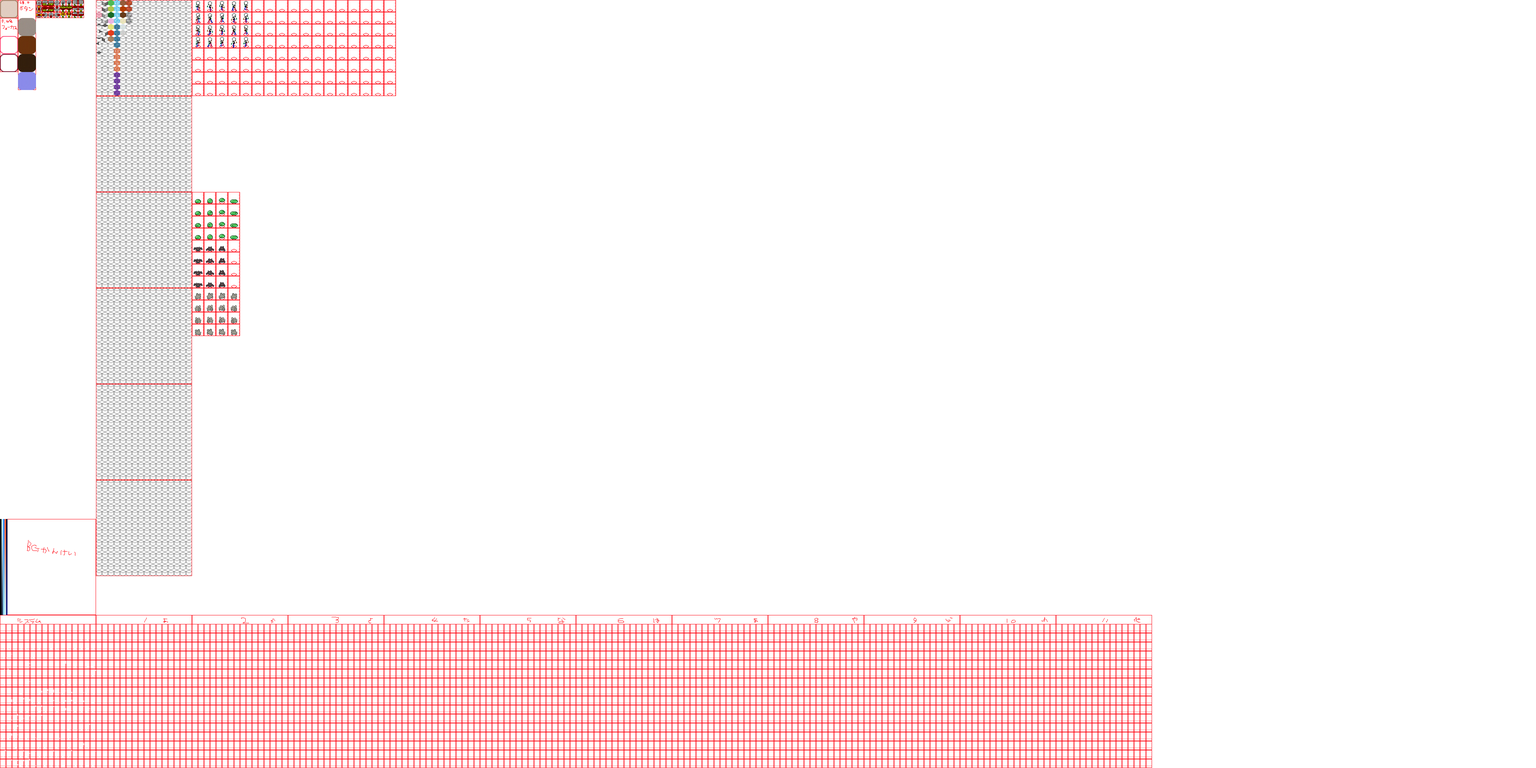
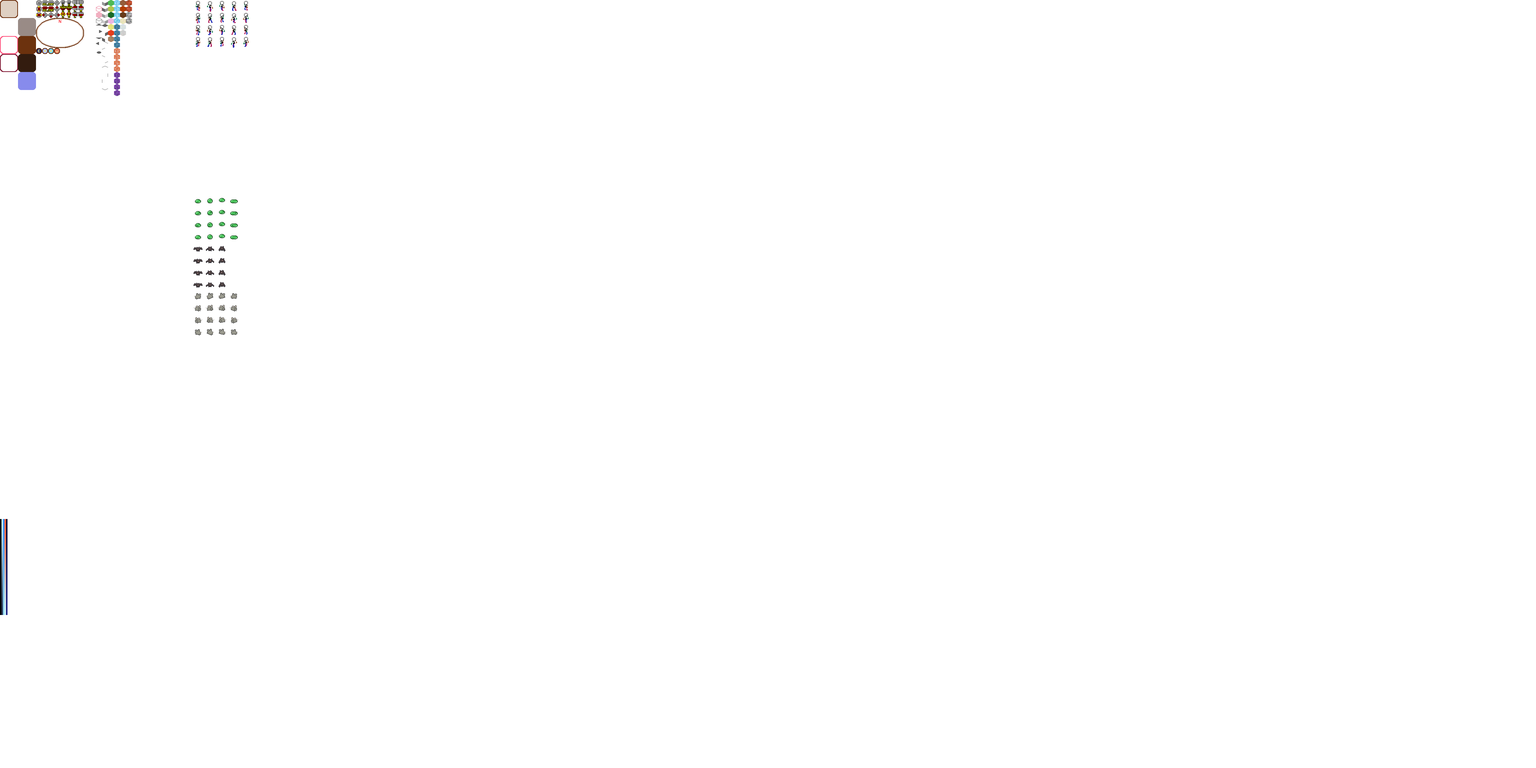
Layered file, before and after one edit (1536×768). Changes by layer:
painted on "GUI and World" over box(0, 0, 84, 90)
hid "グリッド", painted on it over box(0, 0, 1152, 768)
